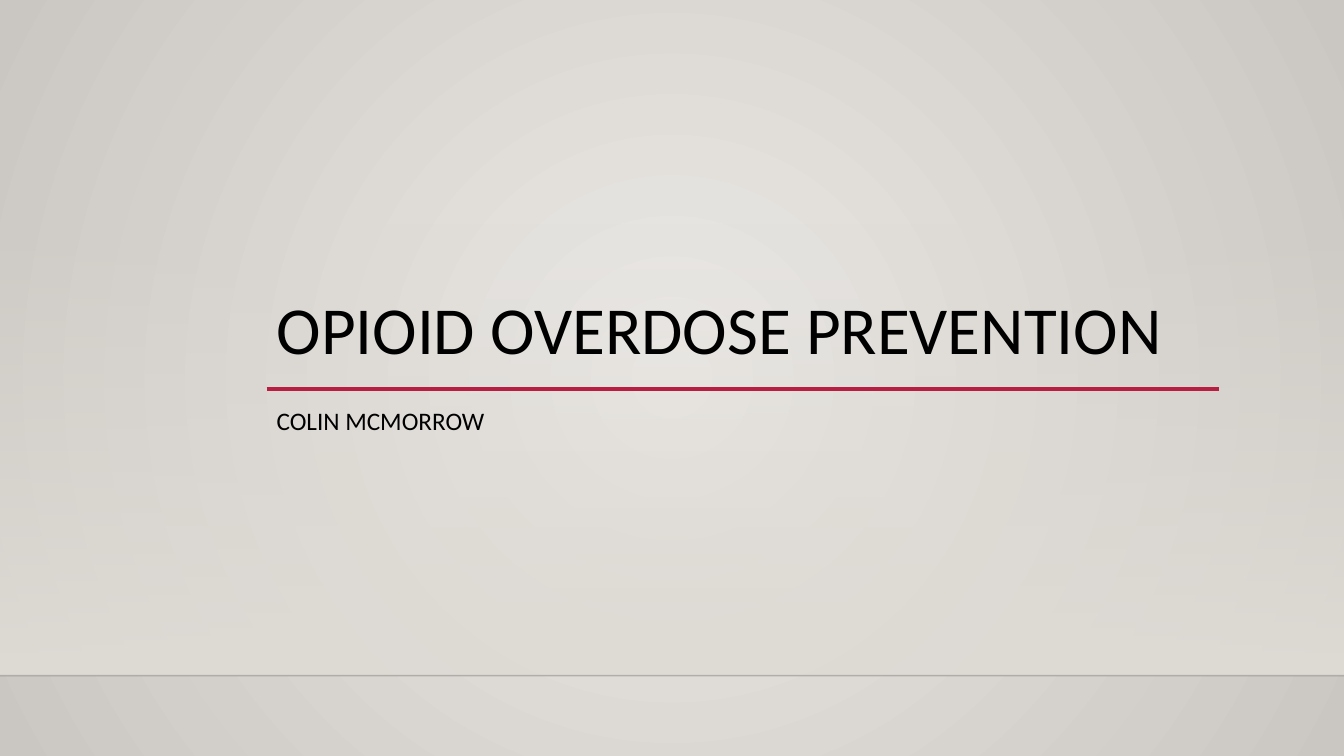
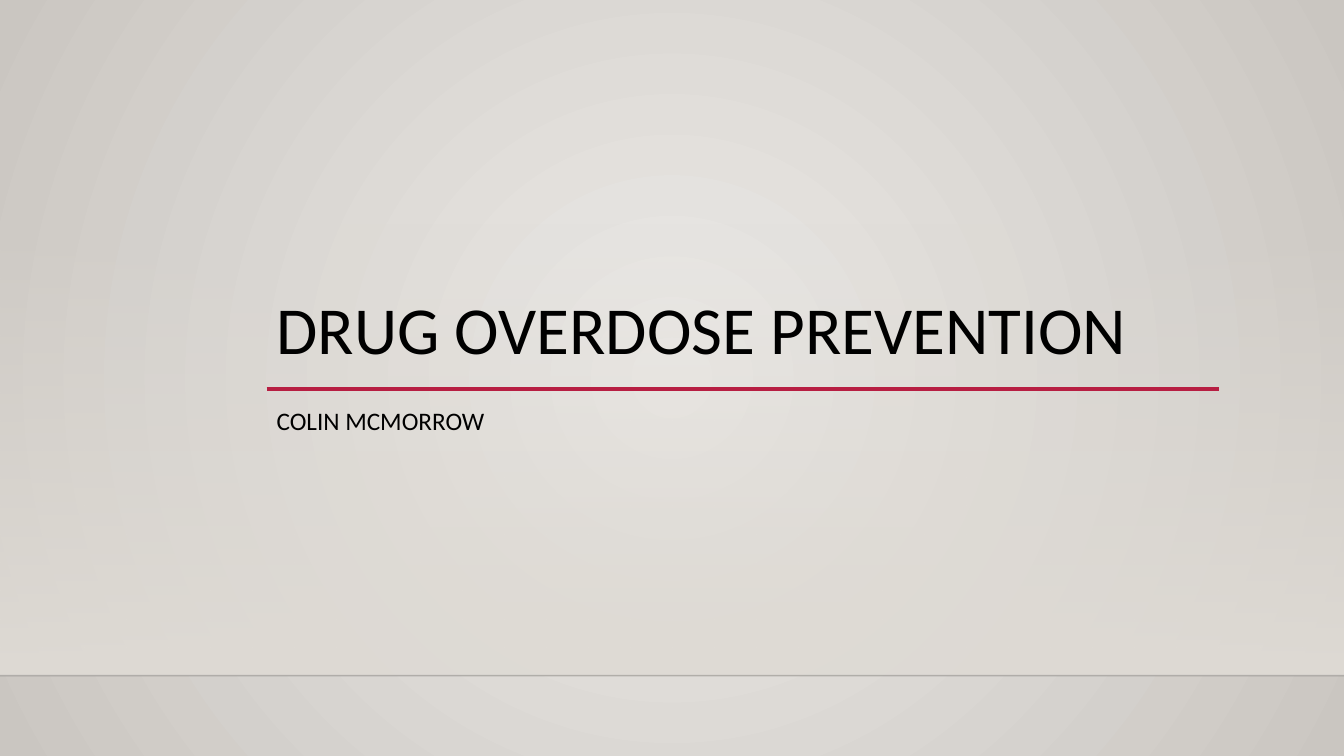
Before and after one commit to colinmcmorrow/opioid_overdose_analysis, a slide deck: slide 1 of overdose_prevention_presentation.pptx. Drawn at 1344x756 pixels with LibreOffice and Linux fonts; fonts in the diff are those of the drawing; background and template pictures are left out. Boxes give left, top, right and bottom in pixels: in the first picture for what was removed or moved away, otherwise in the second. Text is boxed around its words. In the diff, an @@ line names an element or a change of style, - is before the commit and + after.

```diff
--- a/overdose_prevention_presentation.pptx
+++ b/overdose_prevention_presentation.pptx
@@ title at bbox=[277, 310, 1125, 355]: text changed @@
-OPIOID OVERDOSE PREVENTION
+DRUG OVERDOSE PREVENTION
```
Also in this commit, not shown: 6 other slides changed, 3 slides added, 1 slide removed, 2 other files.
